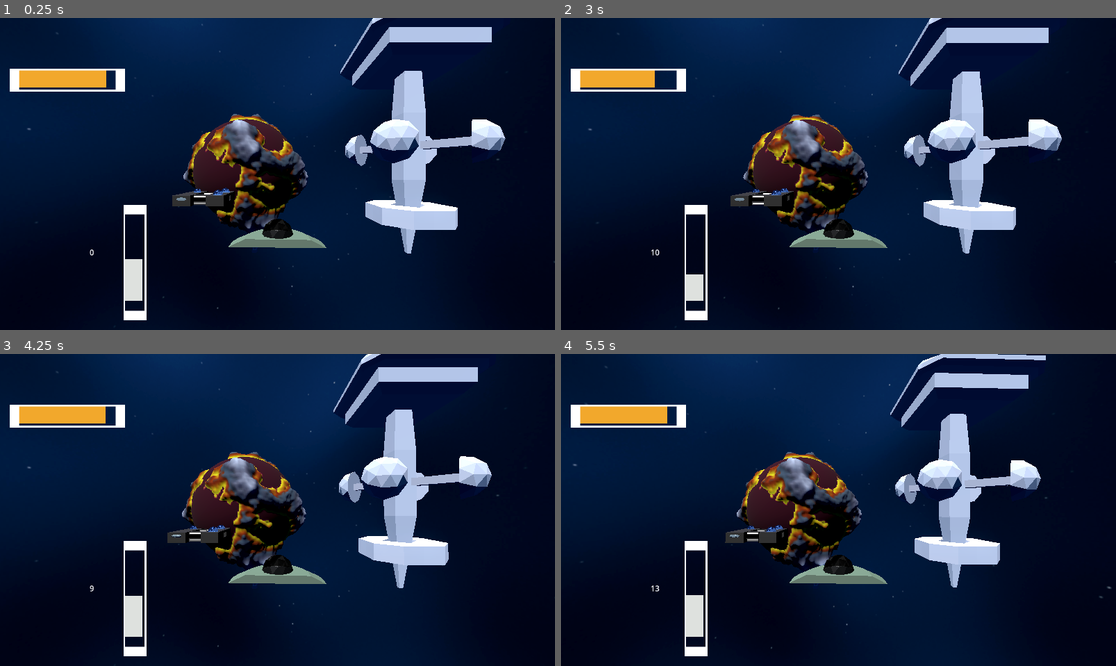
Above: before the commit, frames 1-4 (two rows, left to right).
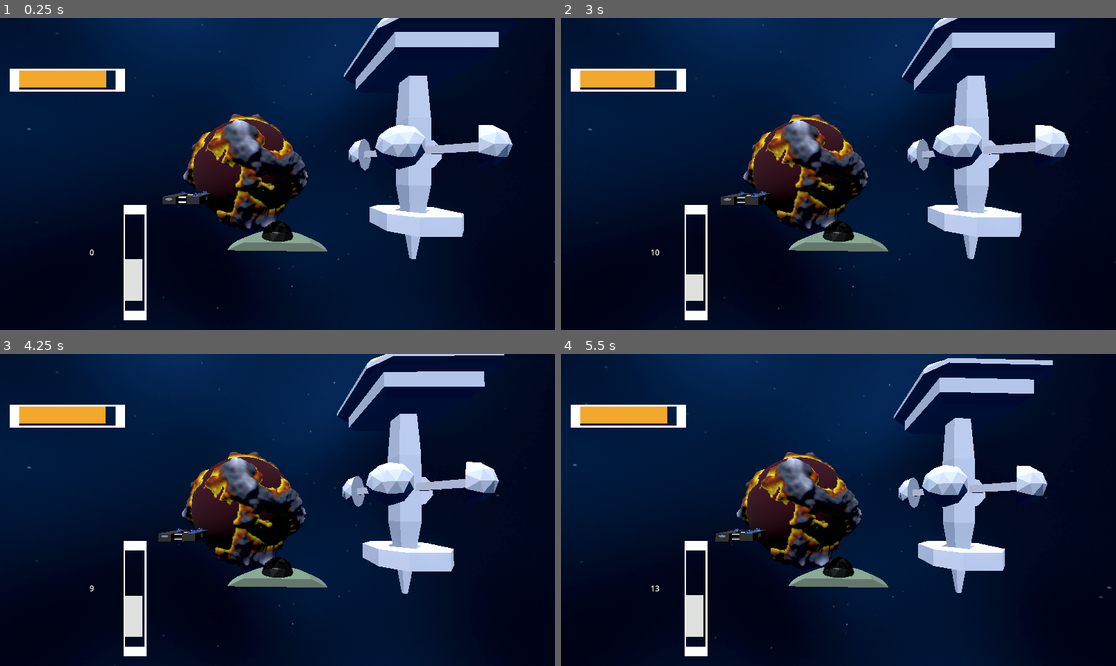
Above: after the commit, the same moments.

Repository: Markall201/LowBudgetSpaceSimGodot
Game: Godot game, scene res://ship_test.tscn
Two runs of this game, one before a commit and one after it. Both use one fixed random seed, a clock stepped at 60 frames per second and the inputs below.
Inputs (mouse positions are in pixels of both pictures, inside the frame that each line leads up to):
- Up to frame 1 (0.25 s): no input
- Up to frame 2 (3 s): tap Enter at 0.5 s; move the mouse to (866, 174) at 0.52 s; hold E (Strafe Right) 0.53-1.28 s; hold Shift (Boost) 0.53-1.28 s; move the mouse to (810, 174) at 1.27 s; hold Q (Strafe Left) 1.28-2.03 s; right-click (810, 174) at 1.35 s; move the mouse to (849, 167) at 2.02 s; hold S (Camera Move Back) 2.03-2.78 s; hold E (Strafe Right) from 2.03 s (still down); move the mouse to (832, 180) at 2.77 s; tap F (Camera Move Down) at 2.85 s
- Up to frame 3 (4.25 s): move the mouse to (316, 513) at 3.52 s; release E (Strafe Right) at 3.53 s; hold Q (Strafe Left) from 3.53 s (still down); hold W (Camera Move Forward) from 3.53 s (still down)
- Up to frame 4 (5.5 s): keep holding Q (Strafe Left); move the mouse to (794, 506) at 4.27 s; release W (Camera Move Forward) at 4.28 s; tap A (Camera Move Left) at 4.35 s; move the mouse to (844, 510) at 5.02 s; hold D (Camera Move Right) from 5.03 s (still down)

The runs differ from the first frame. In frame 1, 6.3% of the frame differs, in the area x 29-93%, y 0-78%; in frame 2, 6.3%; in frame 3, 6.1%; in frame 4, 6.2%.

Commit message:
Rescaled assets and worked on starsystemtest

Diff:
--- a/Assets/Resource Data/Asteroid_data.tres
+++ b/Assets/Resource Data/Asteroid_data.tres
@@ -8,9 +8,5 @@
 
 [resource]
 script = ExtResource("1_qpqbq")
-seed = 0
-radius = 1.0
-height_multiplier = 0.05
 resolution = 16
-amplitude = 1.0
 height_map = SubResource("FastNoiseLite_a2a47")
--- a/hangar_bay_test.tscn
+++ b/hangar_bay_test.tscn
@@ -59,23 +59,23 @@
 transform = Transform3D(1, 0, 0, 0, 1, 0, 0, 0, 1, -25, 0, -32)
 
 [node name="space brigade starbird classic" parent="hangar-pad" instance=ExtResource("3_m570n")]
-transform = Transform3D(1.5, 0, 0, 0, 1.5, 0, 0, 0, 1.5, 0, 0.72, 2)
+transform = Transform3D(1, 0, 0, 0, 1, 0, 0, 0, 1, 0, 0.72, 2)
 
 [node name="hangar-pad3" parent="." instance=ExtResource("2_27p3e")]
 transform = Transform3D(1, 0, 0, 0, 1, 0, 0, 0, 1, 0, 0, -32)
 
 [node name="wallbug ship" parent="hangar-pad3" instance=ExtResource("4_m570n")]
-transform = Transform3D(4, 0, 0, 0, 4, 0, 0, 0, 4, 0, 0.7, -1)
+transform = Transform3D(1, 0, 0, 0, 1, 0, 0, 0, 1, 0, 0.7, -1)
 skeleton = NodePath("../..")
 
 [node name="hangar-pad2" parent="." instance=ExtResource("2_27p3e")]
 transform = Transform3D(1, 0, 0, 0, 1, 0, 0, 0, 1, 25, 0, -32)
 
 [node name="space brigade starbird 2" parent="hangar-pad2" instance=ExtResource("5_46vei")]
-transform = Transform3D(1.0606601, 0, -1.0606601, 0, 1.5, 0, 1.0606601, 0, 1.0606601, -2, 0.72, 2)
+transform = Transform3D(0.70710677, 0, -0.70710677, 0, 1, 0, 0.70710677, 0, 0.70710677, -2, 0.72, 2)
 
 [node name="hangar-pad4" parent="." instance=ExtResource("2_27p3e")]
 transform = Transform3D(-4.371139e-08, 0, -1, 0, 1, 0, 1, 0, -4.371139e-08, 25, 0, 0)
 
 [node name="space brigade star-ranger" parent="hangar-pad4" instance=ExtResource("7_frnu1")]
-transform = Transform3D(4.5, 0, 0, 0, 4.5, 0, 0, 0, 4.5, 1.6670629e-07, 5, 3.813795)
+transform = Transform3D(1, 0, 0, 0, 1, 0, 0, 0, 1, -4.362255e-08, 5, -0.9979687)
--- a/player_ship.tscn
+++ b/player_ship.tscn
@@ -57,7 +57,7 @@
 [node name="PlayerShipVisuals" type="Node3D" parent="."]
 
 [node name="wallbug ship" parent="PlayerShipVisuals" instance=ExtResource("1_ltnvr")]
-transform = Transform3D(3.9996443, -0.053335607, 0, 0.053335607, 3.9996443, 0, 0, 0, 4, 0, -1, -3)
+transform = Transform3D(0.99991107, -0.013333903, 0, 0.013333903, 0.99991107, 0, 0, 0, 1, 0, -1, -3)
 skeleton = NodePath("../..")
 
 [node name="PlayerData" type="Node3D" parent="."]
--- a/ship_test.tscn
+++ b/ship_test.tscn
@@ -561,7 +561,7 @@
 shape = SubResource("ConcavePolygonShape3D_glxhu")
 
 [node name="Station" parent="." instance=ExtResource("7_3pfx5")]
-transform = Transform3D(4, 0, 0, 0, 4, 0, 0, 0, 4, -423.03503, 15, 641)
+transform = Transform3D(1, 0, 0, 0, 1, 0, 0, 0, 1, -423.03503, 15, 641)
 
 [node name="PlayerShip" parent="." instance=ExtResource("5_k5gf6")]
 
@@ -571,18 +571,18 @@
 skeleton = NodePath("../basic station")
 
 [node name="basic station" parent="." instance=ExtResource("8_akawr")]
-transform = Transform3D(2.5, 0, 0, 0, 2.5, 0, 0, 0, 2.5, 292.29172, -72.6272, 641)
+transform = Transform3D(1, 0, 0, 0, 1, 0, 0, 0, 1, 317.29172, -72.6272, 644)
 
 [node name="space brigade starbird 2" parent="." instance=ExtResource("9_2bue7")]
-transform = Transform3D(1.5, 0, 0, 0, 1.5, 0, 0, 0, 1.5, 326.07043, -70.25452, 693.18414)
+transform = Transform3D(1, 0, 0, 0, 1, 0, 0, 0, 1, 356.07043, -73.25452, 682.18414)
 
 [node name="space brigade starbird classic" parent="." instance=ExtResource("10_18t8f")]
-transform = Transform3D(1.5, 0, 0, 0, 1.5, 0, 0, 0, 1.5, 322.37195, -69.9859, 707.40314)
+transform = Transform3D(1, 0, 0, 0, 1, 0, 0, 0, 1, 350.37195, -72.9859, 692.40314)
 
 [node name="wallbug ship" parent="." instance=ExtResource("11_pe6qr")]
-transform = Transform3D(4, 0, 0, 0, 4, 0, 0, 0, 4, 307.9606, -70.8342, 693.08295)
+transform = Transform3D(-4.371139e-08, 0, 1, 0, 1, 0, -1, 0, -4.371139e-08, 358.9606, -72.8342, 689.08295)
 
 [node name="space brigade star-ranger" parent="." instance=ExtResource("12_wftjq")]
-transform = Transform3D(4.5, 0, 0, 0, 4.5, 0, 0, 0, 4.5, 322.41092, -65.81696, 650.5393)
+transform = Transform3D(1, 0, 0, 0, 1, 0, 0, 0, 1, 356.41092, -68.81696, 644.5393)
 
 [editable path="Planet2"]
--- a/star.tscn
+++ b/star.tscn
@@ -1,14 +1,16 @@
 [gd_scene load_steps=5 format=3 uid="uid://ceeplx14cj6xg"]
 
-[ext_resource type="Script" path="res://Star.gd" id="1_ch3w4"]
+[ext_resource type="Script" uid="uid://cyaju4ab0e40y" path="res://Scripts/Star.gd" id="1_ch3w4"]
 [ext_resource type="Material" uid="uid://d1t46a2eh74wv" path="res://Assets/Materials/star_material.tres" id="1_ln6wt"]
 
 [sub_resource type="SphereShape3D" id="SphereShape3D_f0xqt"]
 
 [sub_resource type="SphereMesh" id="SphereMesh_gmgkl"]
+material = ExtResource("1_ln6wt")
 
 [node name="Star" type="Node3D"]
 script = ExtResource("1_ch3w4")
+radius = 300.0
 
 [node name="StaticBody3D" type="StaticBody3D" parent="."]
 
@@ -21,4 +23,9 @@
 skeleton = NodePath("../../..")
 
 [node name="OmniLight3D" type="OmniLight3D" parent="."]
+light_volumetric_fog_energy = 50.0
 light_size = 1.0
+shadow_enabled = true
+shadow_reverse_cull_face = true
+omni_range = 100000000.0
+omni_attenuation = 0.0
--- a/star_system.tscn
+++ b/star_system.tscn
@@ -1,6 +1,6 @@
 [gd_scene load_steps=2 format=3 uid="uid://dfikgse3bnwma"]
 
-[ext_resource type="Script" path="res://StarSystem.gd" id="1_3j614"]
+[ext_resource type="Script" uid="uid://cb6twvck50l3y" path="res://Scripts/StarSystem.gd" id="1_3j614"]
 
 [node name="StarSystem" type="Node3D"]
 script = ExtResource("1_3j614")
--- a/star_system_test.tscn
+++ b/star_system_test.tscn
@@ -14,6 +14,11 @@
 background_mode = 2
 background_energy_multiplier = 4.2
 sky = SubResource("Sky_l4d75")
+ambient_light_sky_contribution = 0.2
+glow_enabled = true
+volumetric_fog_enabled = true
+volumetric_fog_density = 0.0
+volumetric_fog_sky_affect = 0.3
 
 [node name="Node3D" type="Node3D"]
 
@@ -21,8 +26,7 @@
 transform = Transform3D(1, 0, 0, 0, -4.37114e-08, 1, 0, -1, -4.37114e-08, 0, 0, 0)
 
 [node name="StarSystem" parent="." instance=ExtResource("1_ju6wf")]
-number_of_planets = 5
-system_radius = 500
+number_of_planets = 4
 
 [node name="PlayerShip" parent="." instance=ExtResource("2_duhnr")]
 transform = Transform3D(1, 0, 0, 0, 1, 0, 0, 0, 1, 0, 0, -100)
Not shown: 1 places in Assets/Resource Data/Asteroid_data.tres that only renumber resources
Binary file changed: Assets/basic station.glb
Binary file changed: Assets/space brigade star-ranger.glb
Binary file changed: Assets/space brigade starbird 2.glb
Binary file changed: Assets/space brigade starbird classic.glb
Binary file changed: Assets/star dock.glb
Binary file changed: Assets/wallbug ship.glb
